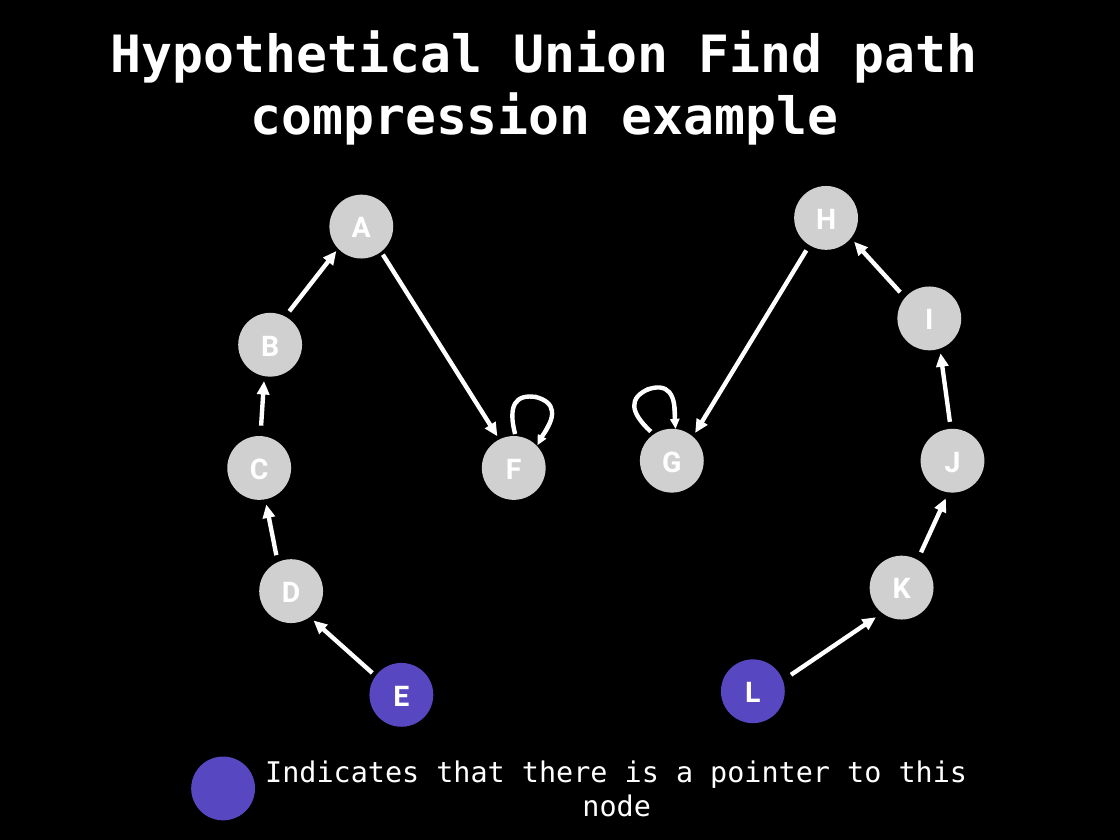
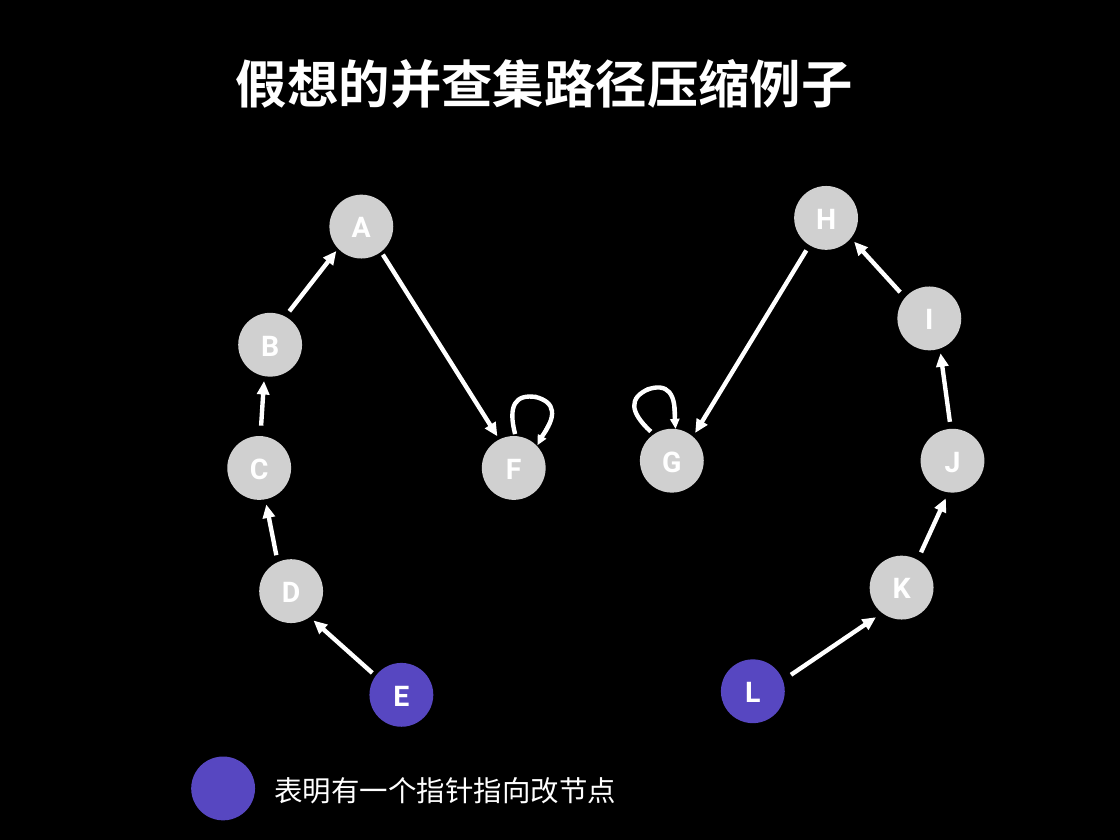
Before and after one commit to spring2go/Algorithms, a slide deck: slide 101 of slides/datastructures/unionfind/UnionFind.pptx. Drawn at 1120x840 pixels with LibreOffice and Linux fonts; fonts in the diff are those of the drawing; grey boxes stand for pictures. Boxes give left, top, right and bottom in pixels: in the first picture for what was removed or moved away, otherwise in the second. Text is boxed around its words. In the diff, an @@ line names an element or a change of style, - is before the commit and + after.

```diff
--- a/slides/datastructures/unionfind/UnionFind.pptx
+++ b/slides/datastructures/unionfind/UnionFind.pptx
@@ text at bbox=[236, 59, 853, 108]: text changed @@
-Hypothetical Union Find path compression example
+假想的并查集路径压缩例子
@@ text at bbox=[275, 777, 616, 804]: text changed @@
-Indicates that there is a pointer to this node
+表明有一个指针指向改节点
```
Also in this commit, not shown: 49 other slides changed, 1 slide added, 1 slide removed.
